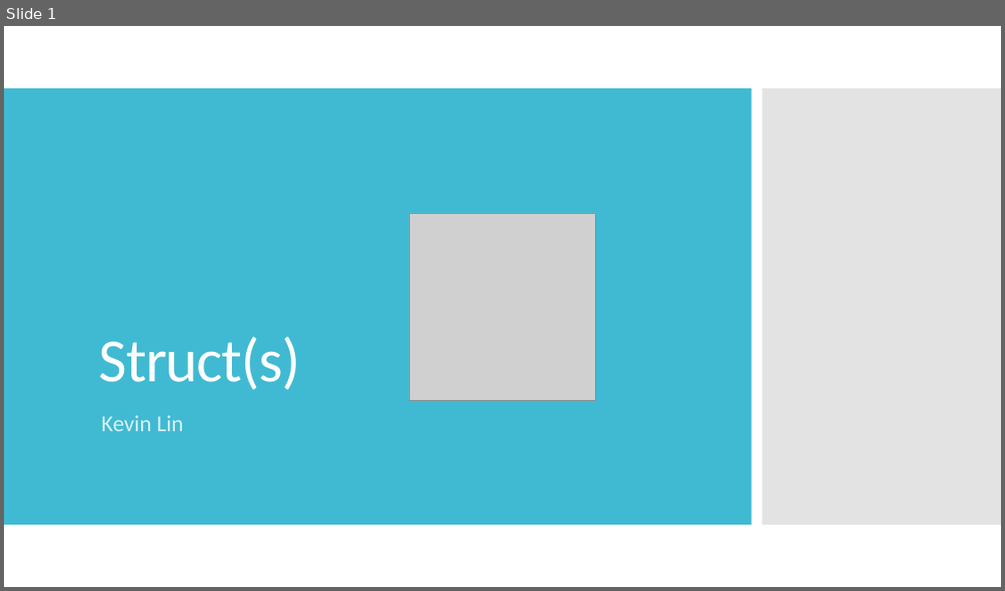
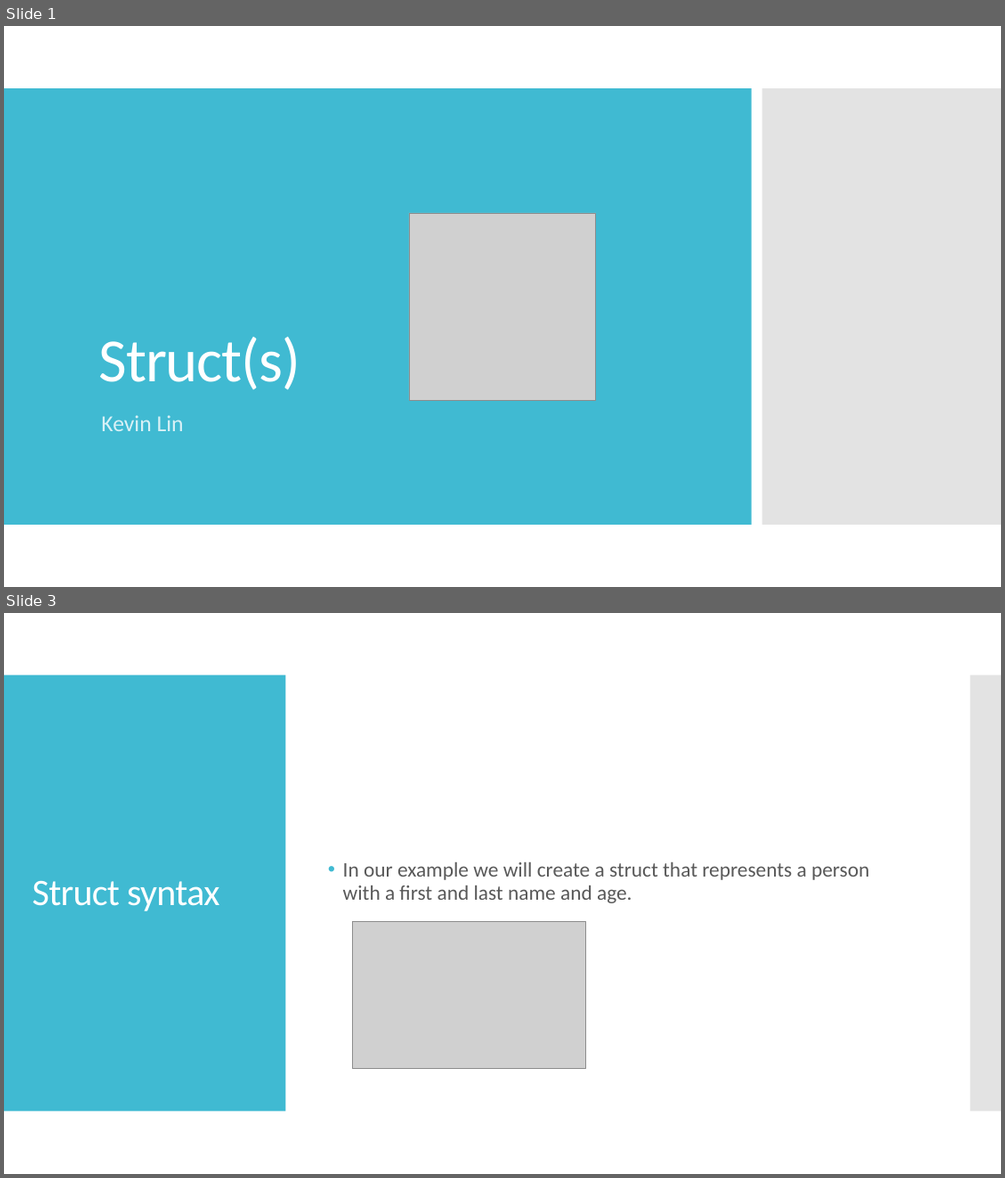
Before and after one commit to kevinlin47/Learn_Go, a slide deck: structs/go_struct.pptx. Shown one above the other, each under a label of ours: slide 1 before the commit, slides 1 and 3 after it; the slides between them are not shown. The pictures are 1005x591 and 1005x1178 pixels, drawn with LibreOffice and Linux fonts; fonts in the diff are those of the drawing; grey boxes stand for pictures. Boxes give left, top, right and bottom in pixels: in the first picture for what was removed or moved away, otherwise in the second. Text is boxed around its words. In the diff, an @@ line names an element or a change of style, - is before the commit and + after.

Commit message:
Create what is a struct and struct syntax slide

```diff
--- a/structs/go_struct.pptx
+++ b/structs/go_struct.pptx
@@ slide 3 added at (x1=4, y1=613, x2=1001, y2=1174), background #FFFFFF @@
@@ rectangle added at (x1=4, y1=675, x2=286, y2=1111), fill #40BAD2 @@
@@ rectangle added at (x1=971, y1=675, x2=1001, y2=1111), fill #C8C8C8 at 50% opacity @@
@@ text added at (x1=343, y1=862, x2=869, y2=903), 20 pt, text #595959 @@
+• In our example we will create a struct that represents a person with a first and last name and age.
@@ title added at (x1=32, y1=880, x2=219, y2=911), 36 pt, text #FFFFFF @@
+Struct syntax
@@ picture added at (x1=353, y1=922, x2=586, y2=1069) @@
```
Also in this commit, not shown: 1 other slide added.
